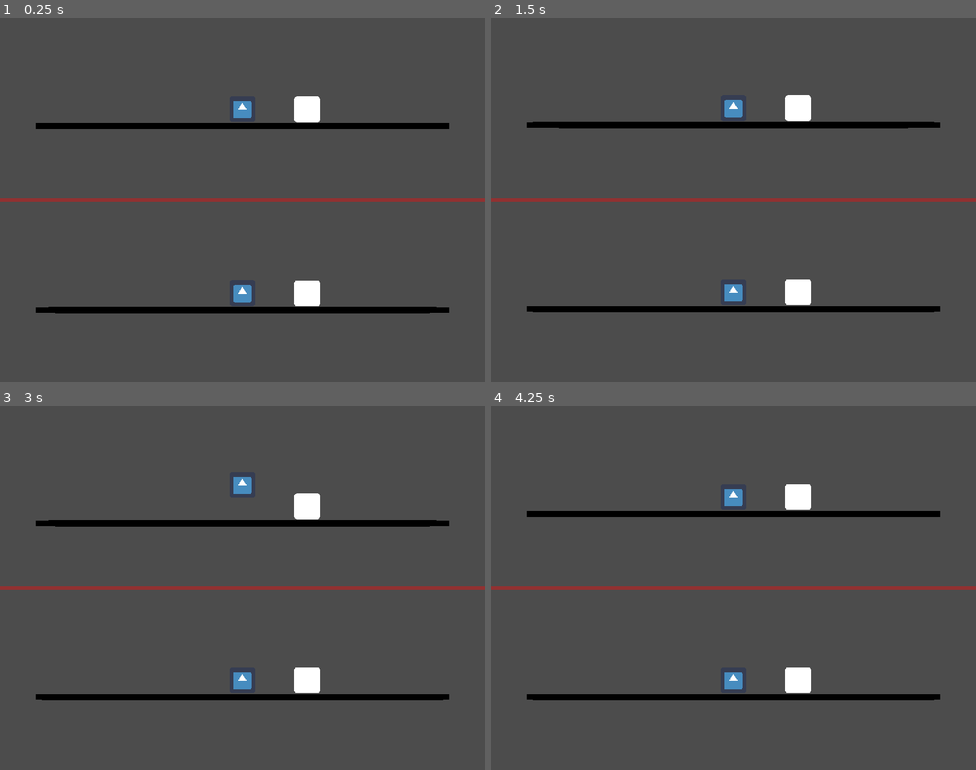
Above: before the commit, frames 1-4 (two rows, left to right).
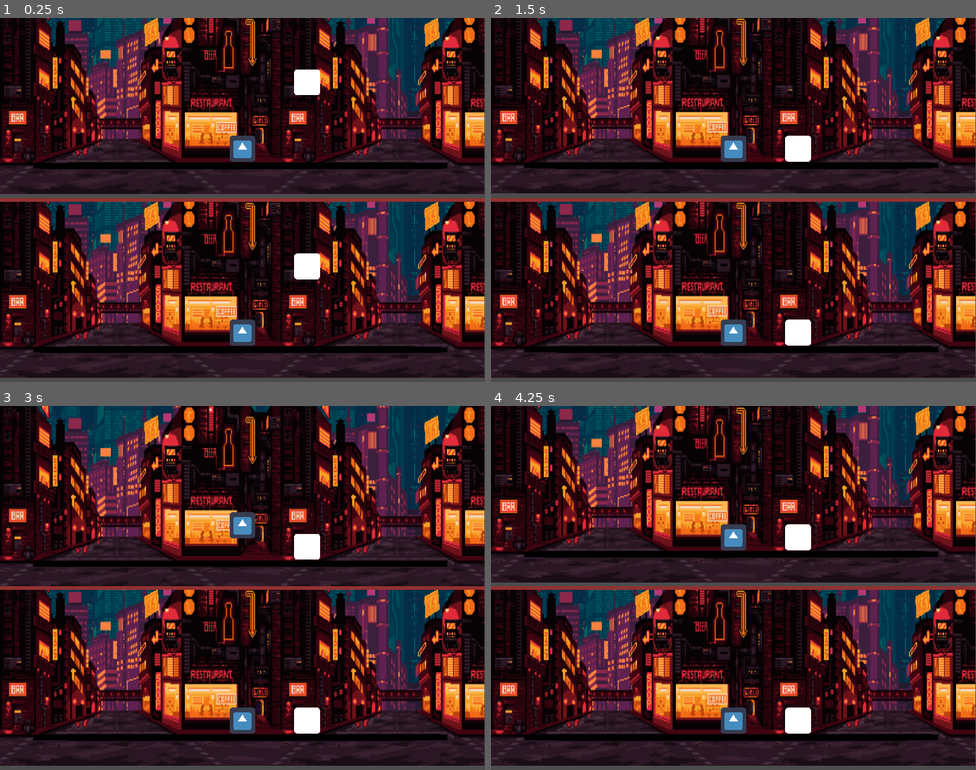
Above: after the commit, the same moments.

Repository: J-Vernay/wonderjam-hiver2021
Game: Godot game, scene res://TestZone/MainScene.tscn
Two runs of this game, one before a commit and one after it. Both use one fixed random seed, a clock stepped at 60 frames per second and the inputs below. Before the commit the project has no main scene; this scene is started directly in both runs. The engine's default icon, where the game draws it, is replaced by a stand-in: a white triangle on a blue panel in a dark square.
Inputs:
- Up to frame 1 (0.25 s): no input
- Up to frame 2 (1.5 s): no input
- Up to frame 3 (3 s): tap Enter at 2 s; tap Space at 2.75 s
- Up to frame 4 (4.25 s): no input

The runs differ from the first frame. In frame 1, 96% of the frame differs, in the area x 0-100%, y 0-99%; in frame 2, 95%; in frame 3, 97%; in frame 4, 96%.

Commit message:
Add sprites

Diff:
--- a/TestZone/Player.tscn
+++ b/TestZone/Player.tscn
@@ -30,6 +30,7 @@
 shape = SubResource( 2 )
 
 [node name="Camera2D" type="Camera2D" parent="."]
+offset = Vector2( 0, -100 )
 current = true
 smoothing_enabled = true
 drag_margin_left = 0.4
--- a/TestZone/World.tscn
+++ b/TestZone/World.tscn
@@ -1,9 +1,10 @@
-[gd_scene load_steps=6 format=2]
+[gd_scene load_steps=7 format=2]
 
 [ext_resource path="res://TestZone/Player.tscn" type="PackedScene" id=1]
 [ext_resource path="res://icon.png" type="Texture" id=2]
 [ext_resource path="res://TestZone/World.gd" type="Script" id=3]
 [ext_resource path="res://TestZone/Debris.tscn" type="PackedScene" id=4]
+[ext_resource path="res://Graphics/cyberpunk-street.png" type="Texture" id=5]
 
 [sub_resource type="RectangleShape2D" id=1]
 extents = Vector2( 512, 10 )
@@ -11,9 +12,16 @@
 [node name="World" type="Node2D"]
 script = ExtResource( 3 )
 
+[node name="cyberpunk-street" type="Sprite" parent="."]
+position = Vector2( -0.826721, 2.51433 )
+scale = Vector2( 1.96966, 2.95978 )
+texture = ExtResource( 5 )
+
 [node name="Player" parent="." instance=ExtResource( 1 )]
+position = Vector2( 0, 172.834 )
 
 [node name="StaticBody2D" type="StaticBody2D" parent="."]
+position = Vector2( -5.34534, 169.271 )
 __meta__ = {
 "_edit_group_": true
 }
--- a/project.godot
+++ b/project.godot
@@ -16,6 +16,7 @@
 [application]
 
 config/name="Wonder Jam Hiver 2021"
+run/main_scene="res://TestZone/MainScene.tscn"
 config/icon="res://icon.png"
 
 [display]
Binary file added: Graphics/adventurer-v1.5-Sheet.png
Not shown, added: Graphics/adventurer-v1.5-Sheet.png.import
Binary file added: Graphics/cyberpunk-street.png
Not shown, added: Graphics/cyberpunk-street.png.import
